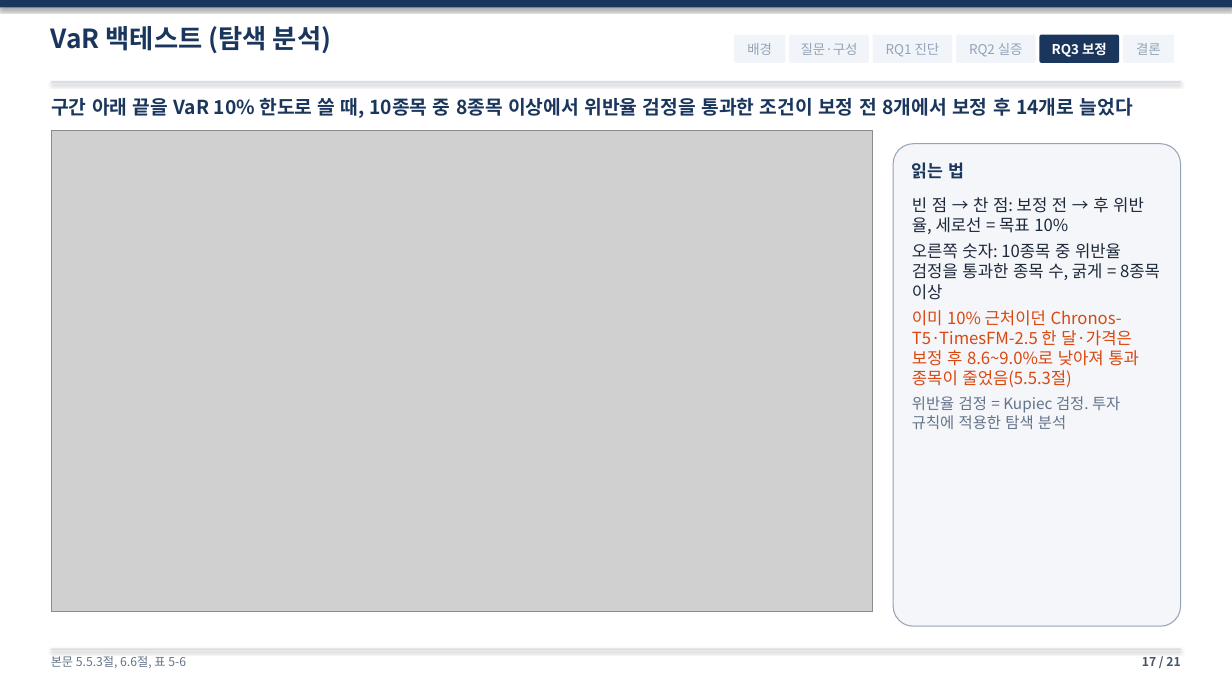
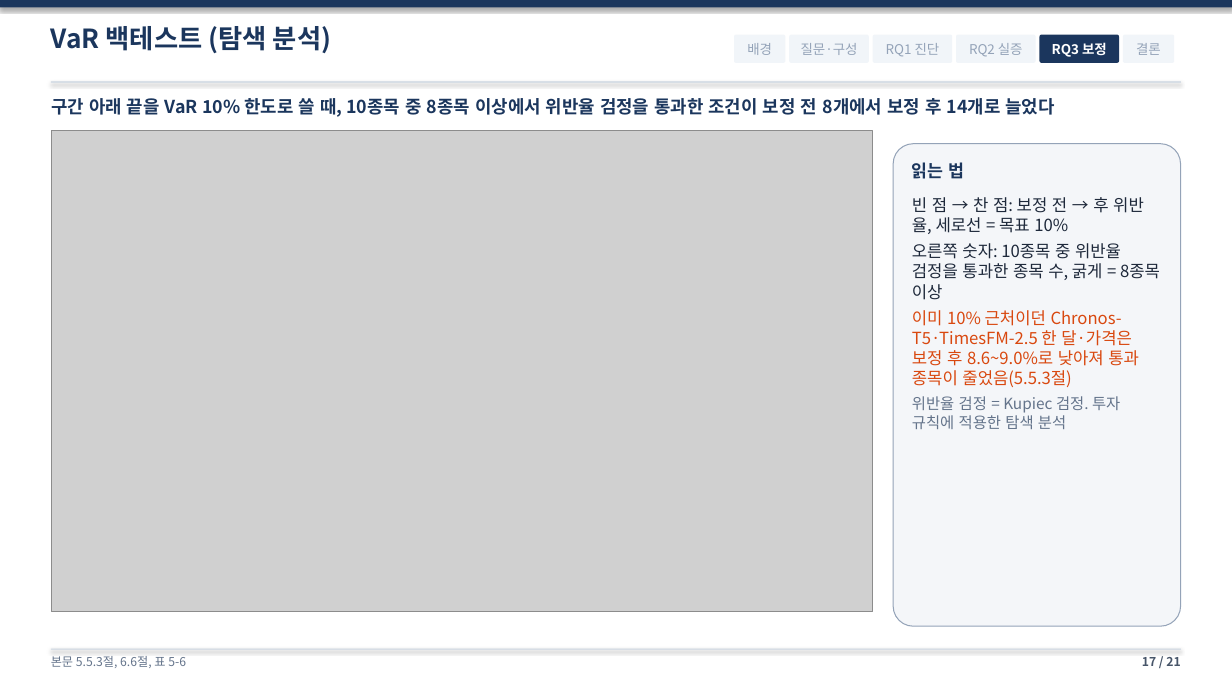
Before and after one commit to sapzzil/Master-thesis, a slide deck: slide 17 of 05_논문작성/석사학위논문_심사발표_v14.pptx. Drawn at 1232x693 pixels with LibreOffice and Linux fonts; fonts in the diff are those of the drawing; grey boxes stand for pictures. Boxes give left, top, right and bottom in pixels: in the first picture for what was removed or moved away, otherwise in the second. Text is boxed around its words. In the diff, an @@ line names an element or a change of style, - is before the commit and + after.

```diff
--- a/05_논문작성/석사학위논문_심사발표_v14.pptx
+++ b/05_논문작성/석사학위논문_심사발표_v14.pptx
@@ text "구간 아래 끝을 VaR 10% ..." at (x1=51, y1=98, x2=1055, y2=117): size 15 to 13.9 pt @@
```
Also in this commit, not shown: 1 other slide changed, 6 other files.
